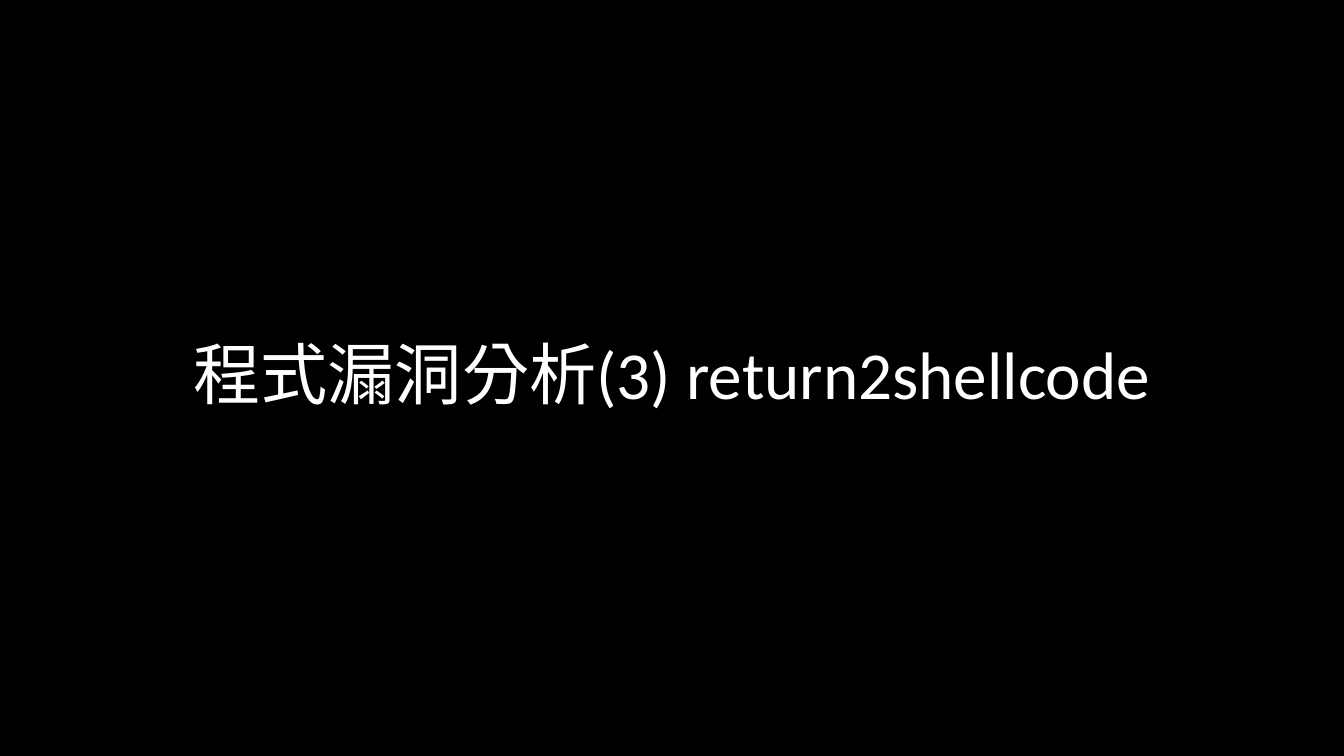
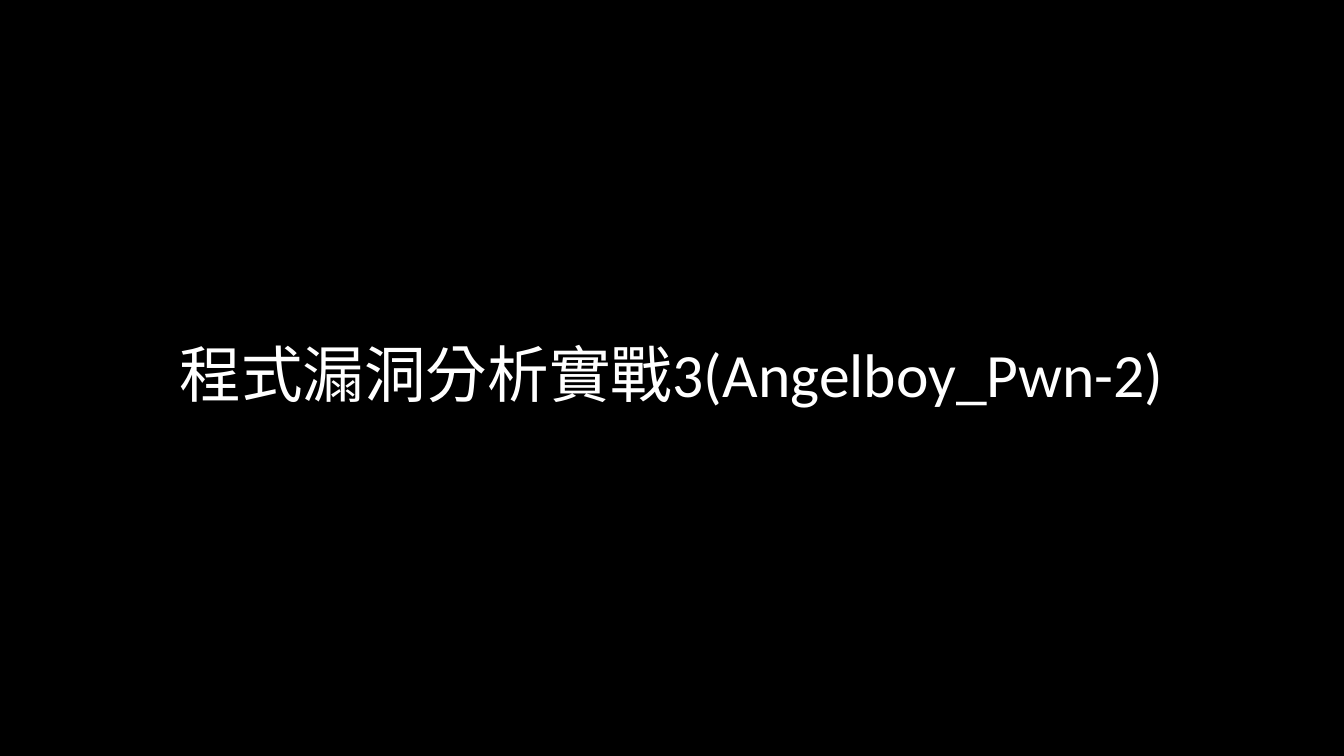
Before and after one commit to hehank/CTF_Practice, a slide deck: slide 6 of Pwn/報告/程式安全期末報告.pptx (slide 8 before the commit). Drawn at 1344x756 pixels with LibreOffice and Linux fonts; fonts in the diff are those of the drawing; background and template pictures are left out. Boxes give left, top, right and bottom in pixels: in the first picture for what was removed or moved away, otherwise in the second. Text is boxed around its words. In the diff, an @@ line names an element or a change of style, - is before the commit and + after.

```diff
--- a/Pwn/報告/程式安全期末報告.pptx
+++ b/Pwn/報告/程式安全期末報告.pptx
@@ title at <box>179,345,1163,408</box>: text changed; size 48 to 44 pt @@
-程式漏洞分析(3) return2shellcode
+程式漏洞分析實戰3(Angelboy_Pwn-2)
```
Also in this commit, not shown: 3 other slides changed, 1 slide added, 3 slides removed, 5 other files.
